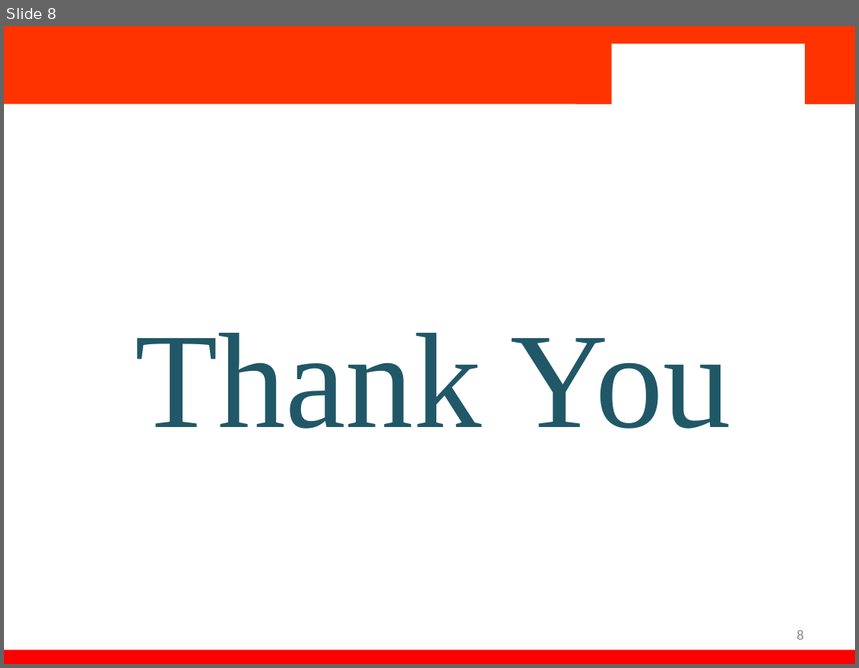
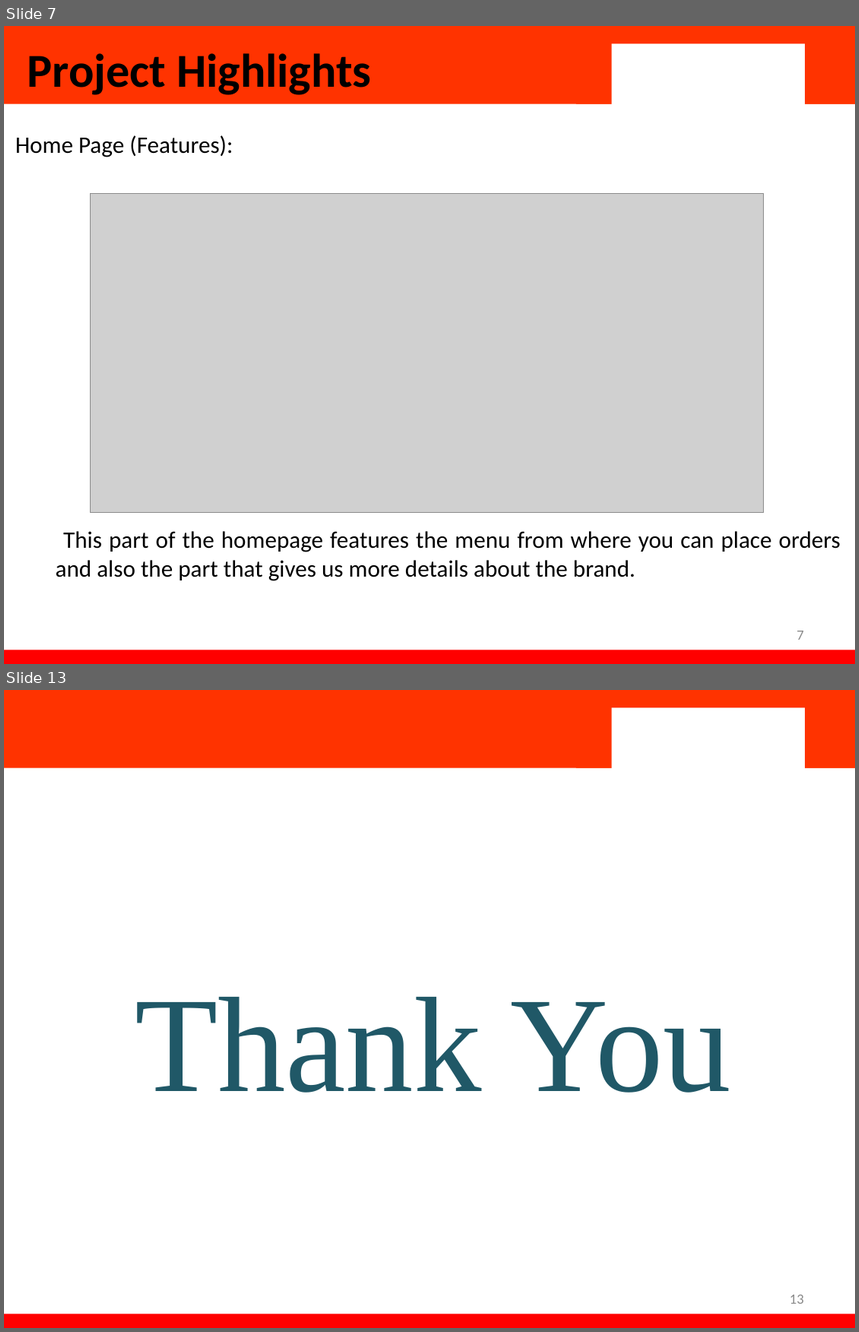
Before and after one commit to JayArindam/yummybites, a slide deck: YummyBite.pptx. Shown one above the other, each under a label of ours: slide 8 before the commit, slides 7 and 13 after it; the slides between them are not shown. The pictures are 859x668 and 859x1332 pixels, drawn with LibreOffice and Linux fonts; fonts in the diff are those of the drawing; grey boxes stand for pictures; background and template pictures are left out. Boxes give left, top, right and bottom in pixels: in the first picture for what was removed or moved away, otherwise in the second. Text is boxed around its words. In the diff, an @@ line names an element or a change of style, - is before the commit and + after.

```diff
--- a/YummyBite.pptx
+++ b/YummyBite.pptx
@@ slide 7 added at [4,26,855,664], background #FFFFFF; not listed: 4 template elements that a slide beside it also shows @@
@@ title added at [28,53,371,95], 40 pt, text #000000, bold @@
+Project Highlights
@@ subtitle added at [15,135,841,582], 20 pt, text #000000 @@
+Home Page (Features):
+This part of the homepage features the menu from where you can place orders and also the part that gives us more details about the brand.
@@ picture added at [91,194,764,513] @@
@@ page number added at [797,631,804,640], 12 pt, text #898989 @@
+7
@@ what was slide 8 is now slide 13 @@
@@ page number at [790,1295,804,1304]: text changed @@
-8
+13
```
Also in this commit, not shown: 6 slides changed, 5 other slides added, 1 slide removed.
